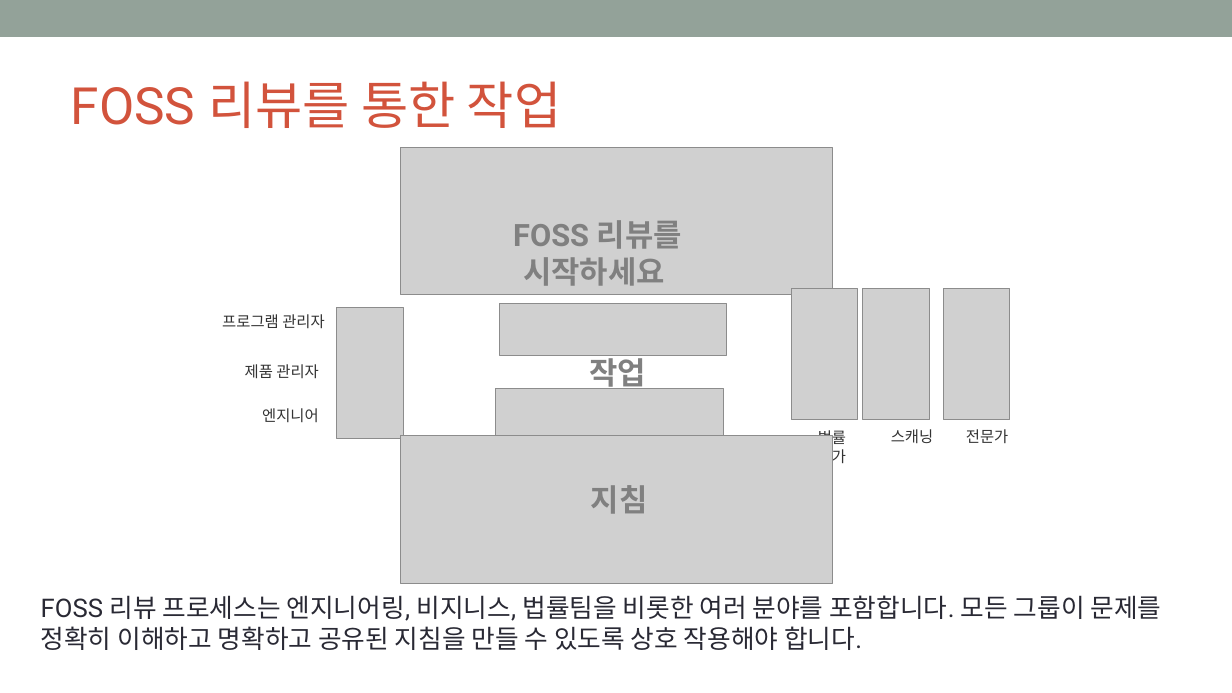
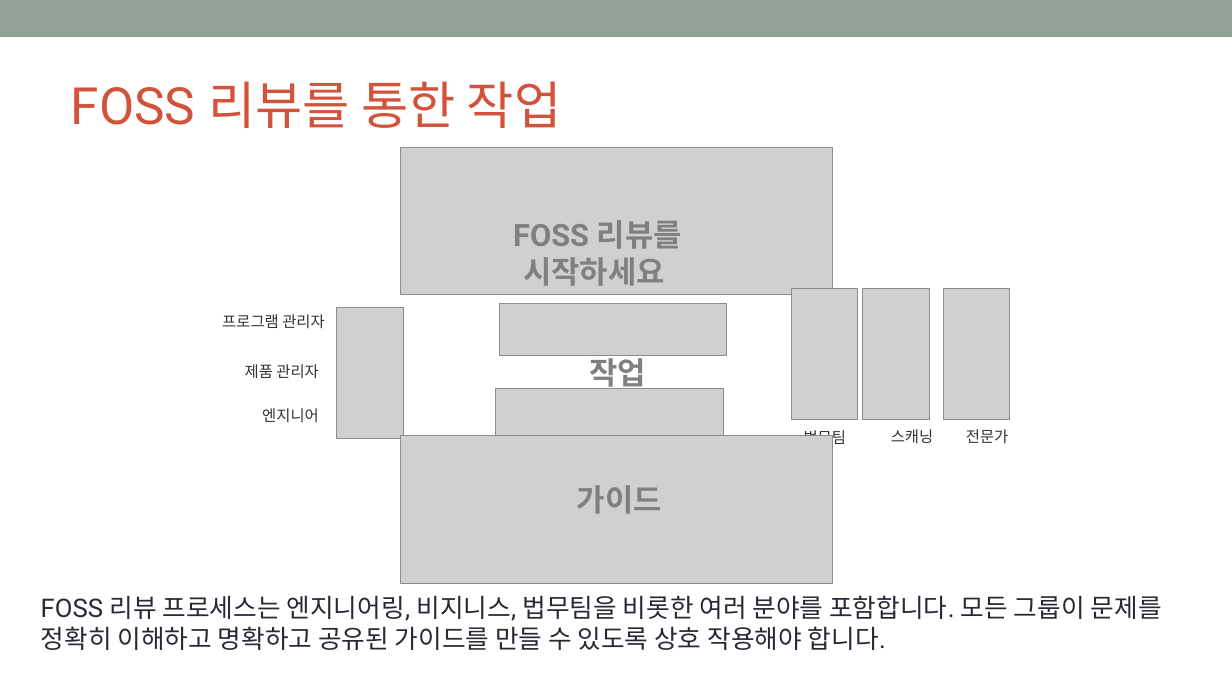
Before and after one commit to OpenChain-KWG/Curriculum-Translation-KR, a slide deck: slide 49 of target/slides/openchain-curriculum-for-1-1.pptx. Drawn at 1232x693 pixels with LibreOffice and Linux fonts; fonts in the diff are those of the drawing; grey boxes stand for pictures; background and template pictures are left out. Boxes give left, top, right and bottom in pixels: in the first picture for what was removed or moved away, otherwise in the second. Text is boxed around its words. In the diff, an @@ line names an element or a change of style, - is before the commit and + after.

```diff
--- a/target/slides/openchain-curriculum-for-1-1.pptx
+++ b/target/slides/openchain-curriculum-for-1-1.pptx
@@ text at (804,428,846,448): text changed @@
-법률가
+법무팀
@@ text at (577,485,662,514): text changed @@
-지침
+가이드
@@ text at (41,595,1162,650): text changed @@
-FOSS 리뷰 프로세스는 엔지니어링, 비지니스, 법률팀을 비롯한 여러 분야를 포함합니다. 모든 그룹이 문제를 정확히 이해하고 명확하고 공유된 지침을 만들 수 있도록 상호 작용해야 합니다.
+FOSS 리뷰 프로세스는 엔지니어링, 비지니스, 법무팀을 비롯한 여러 분야를 포함합니다. 모든 그룹이 문제를 정확히 이해하고 명확하고 공유된 가이드를 만들 수 있도록 상호 작용해야 합니다.
```
Also in this commit, not shown: 10 other slides changed, 8 other files.
